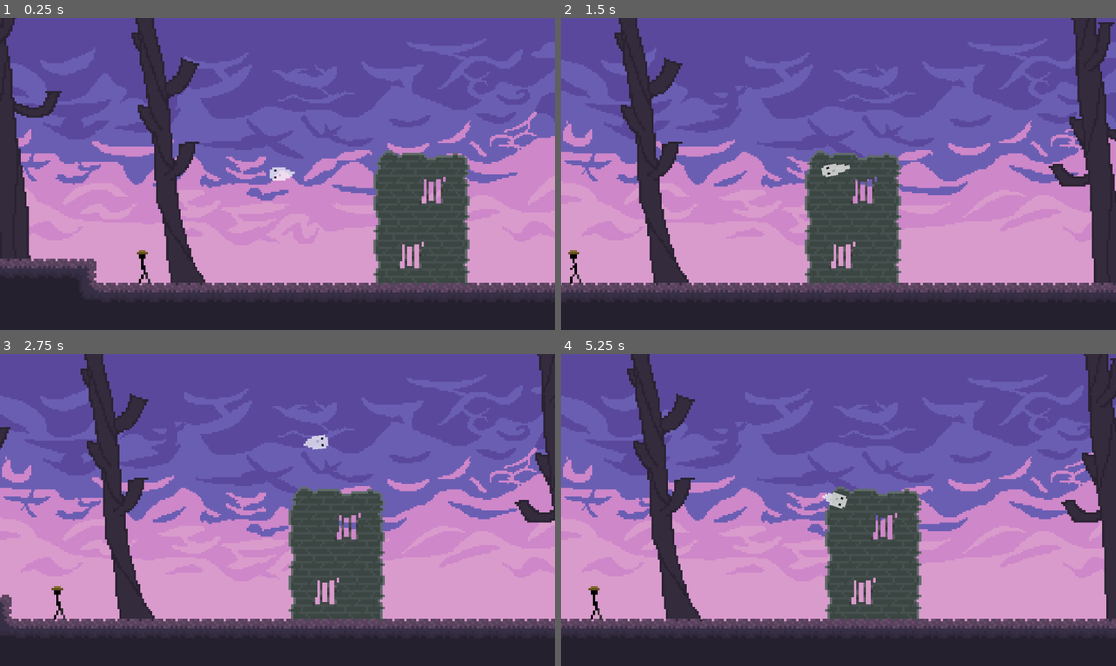
Above: before the commit, frames 1-4 (two rows, left to right).
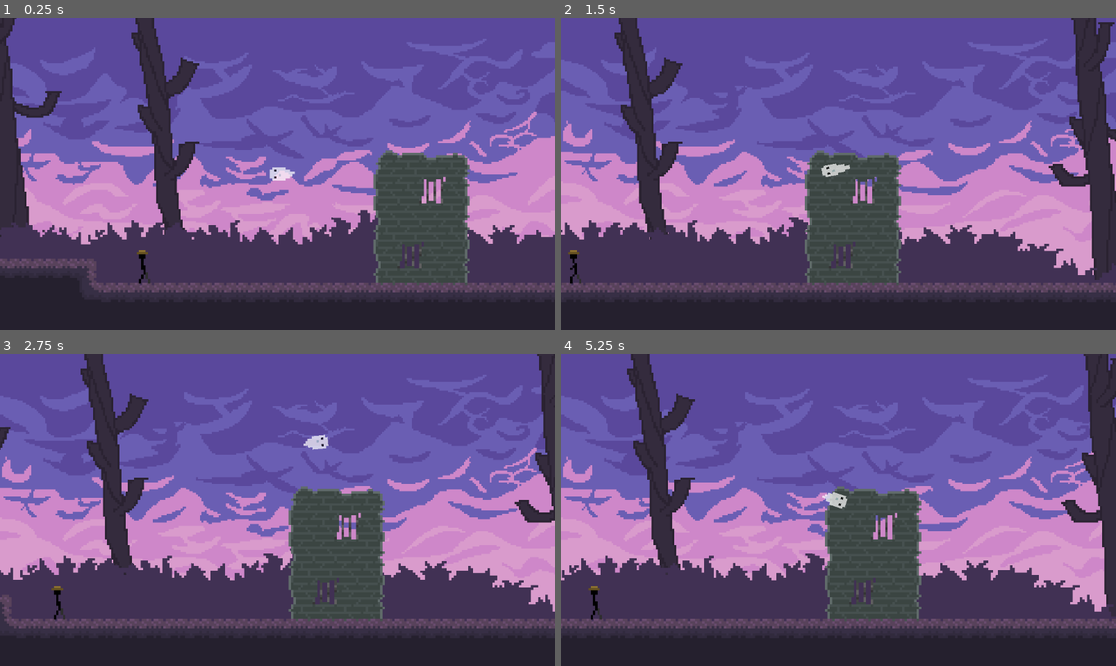
Above: after the commit, the same moments.

Repository: thbop/Spectre
Game: Godot game, scene res://Assets/Scene.tscn
The game is run twice, just before and just after one commit, with the same random seed, the same clock (stepped at 60 frames per second) and the same inputs.
Inputs (mouse positions are in pixels of both pictures, inside the frame that each line leads up to):
- Up to frame 1 (0.25 s): no input
- Up to frame 2 (1.5 s): move the mouse to (960, 158) at 0.52 s; move the mouse to (727, 189) at 1.27 s
- Up to frame 3 (2.75 s): move the mouse to (333, 441) at 2.02 s
- Up to frame 4 (5.25 s): move the mouse to (810, 572) at 2.77 s; move the mouse to (1005, 556) at 3.52 s; move the mouse to (672, 463) at 4.27 s; move the mouse to (866, 510) at 5.02 s

The runs differ from the first frame. In frame 1, 12% of the frame differs, in the area x 0-100%, y 61-86%; in frame 2, 12%; in frame 3, 12%, in the area x 0-100%, y 62-86%; in frame 4, 12%.

Commit message:
Brush tiling and starting on the elevator
I'm guessing this one's gonna be HARD

Diff:
--- a/Assets/Scene.tscn
+++ b/Assets/Scene.tscn
@@ -7,6 +7,7 @@
 [ext_resource type="Texture2D" uid="uid://cgjedo6cvph8l" path="res://Assets/Graphics/Tiles/tiles0.png" id="4_pkj31"]
 [ext_resource type="Texture2D" uid="uid://dgeq5sqyamdbe" path="res://Assets/Graphics/Sketches/sky.png" id="5_5pj34"]
 [ext_resource type="PackedScene" uid="uid://b83imlskdrgla" path="res://Assets/Decos/LayerDeco.tscn" id="5_fdum5"]
+[ext_resource type="Texture2D" uid="uid://basmmdd4wjbll" path="res://Assets/Graphics/Decos/brush.png" id="8_plg38"]
 
 [sub_resource type="TileSetAtlasSource" id="TileSetAtlasSource_f6kr2"]
 texture = ExtResource("4_pkj31")
@@ -102,5 +103,14 @@
 [node name="tree2" parent="ParallaxBackground" instance=ExtResource("5_fdum5")]
 position = Vector2(1285, 286)
 
-[node name="LayerDeco" parent="ParallaxBackground" instance=ExtResource("5_fdum5")]
+[node name="tree3" parent="ParallaxBackground" instance=ExtResource("5_fdum5")]
 position = Vector2(17, 233)
+
+[node name="brush" type="ParallaxLayer" parent="ParallaxBackground"]
+position = Vector2(-142, 512)
+motion_scale = Vector2(0.8, 0.8)
+motion_mirroring = Vector2(1600, 0)
+
+[node name="Sprite2D" type="Sprite2D" parent="ParallaxBackground/brush"]
+scale = Vector2(5, 5)
+texture = ExtResource("8_plg38")
Binary file added: Assets/Graphics/Decos/brush.png
Not shown, added: Assets/Graphics/Decos/brush.png.import
Binary file added: Assets/Graphics/Machines/elevatorFloor.png
Binary file added: Assets/Graphics/Machines/elevatorWheel.png
Binary file changed: Assets/Graphics/Sketches/sketch.ase
Not shown: 1 places in Assets/Scene.tscn that only renumber resources
